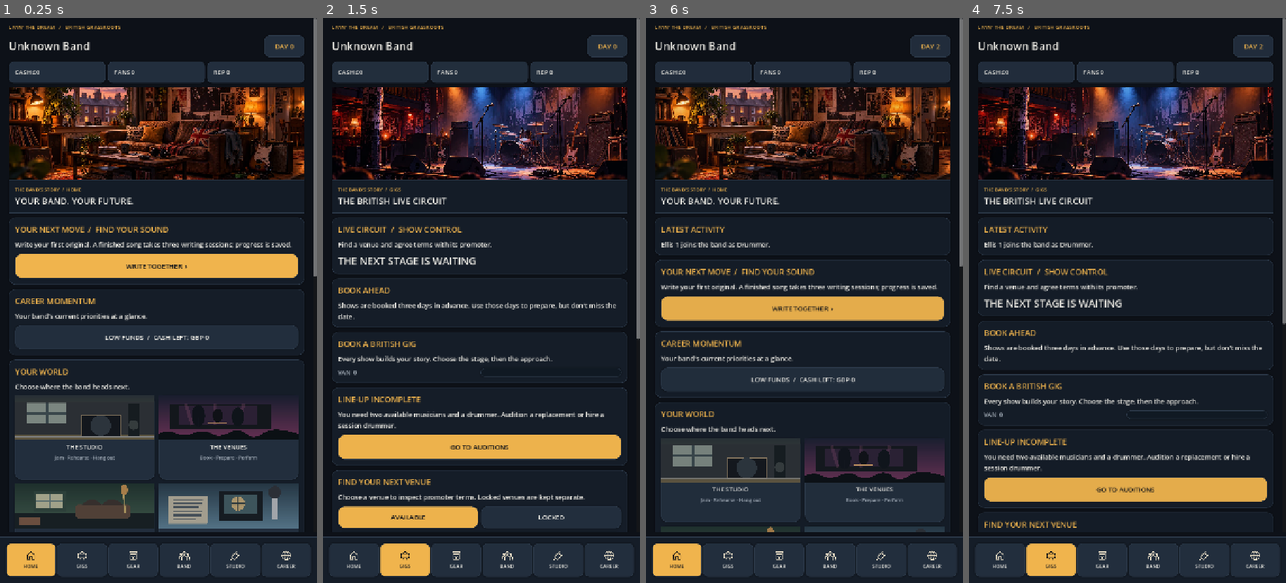
Above: before the commit, frames 1-4 (left to right).
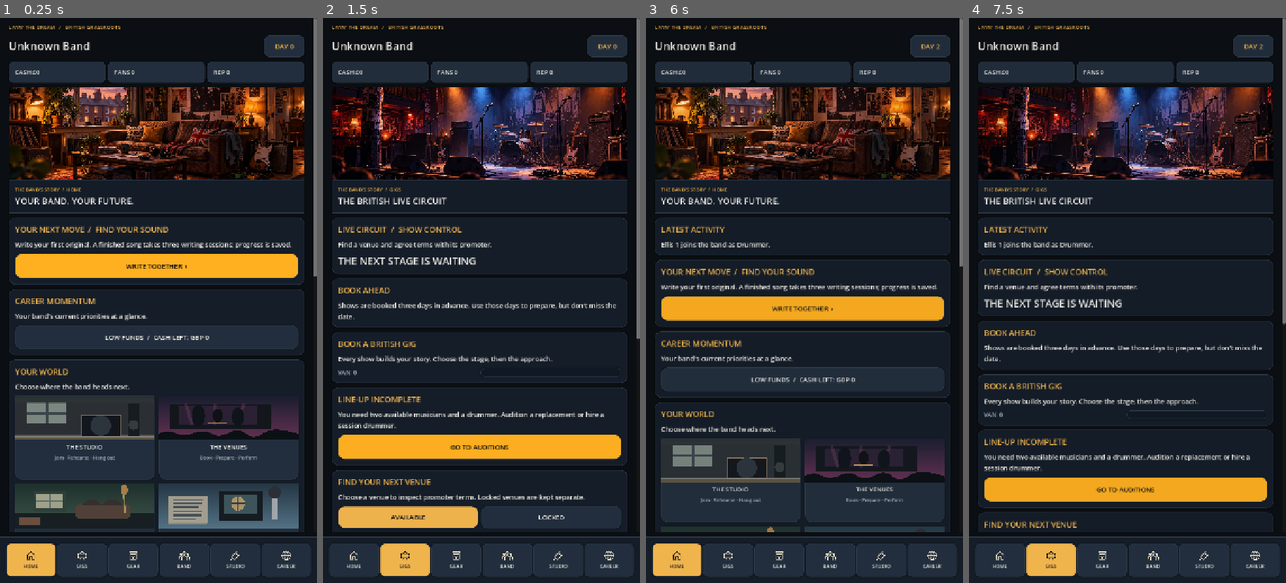
Above: after the commit, the same moments.

Repository: alimuir654-rgb/BandMaster
Game: Godot game, scene res://Scenes/CareerHub.tscn
Two runs of this game, one before a commit and one after it. Both use one fixed random seed, a clock stepped at 60 frames per second and the inputs below. This scene is started directly instead of the project's main scene.
Inputs (mouse positions are in pixels of both pictures, inside the frame that each line leads up to):
- Up to frame 1 (0.25 s): no input
- Up to frame 2 (1.5 s): click "WRITE TOGETHER ›" at 0.5 s; click "JAM" at 1.25 s
- Up to frame 3 (6 s): click "GO TO AUDITIONS" at 2 s; click "SIGN · £0" at 2.75 s; click "CONTINUE ›" at 3.5 s; click "SIGN · £0" at 4.25 s; click "CONTINUE ›" at 5 s; click (677, 560) at 5.77 s
- Up to frame 4 (7.5 s): click "WRITE TOGETHER ›" at 6.5 s; click (1051, 560) at 7.27 s

The runs differ from the first frame. In frame 1, 3.7% of the frame differs, in the area x 4-94%, y 41-46%; in frame 2, 3.7%; in frame 3, 3.8%, in the area x 4-94%, y 49-54%; in frame 4, 3.7%.
Error before the commit: Invalid access to property or key 'band' on a base object of type 'Dictionary'. (res://Scripts/career_hub.gd:1195)
Error after the commit: Invalid access to property or key 'band' on a base object of type 'Dictionary'. (res://Scripts/career_hub.gd:1200)

Commit message:
Wire genre theme tokens into career actions, meters and background

Diff:
--- a/Scripts/career_hub.gd
+++ b/Scripts/career_hub.gd
@@ -1,6 +1,7 @@
 extends Control
 
 const UI = preload("res://Scripts/ui_theme.gd")
+const Genres = preload("res://Scripts/genre_profiles.gd")
 const Components = preload("res://Scripts/ui_components.gd")
 const Presentation = preload("res://Scripts/career_presentation.gd")
 const Scrapbook = preload("res://Scripts/scrapbook_filter.gd")
@@ -122,11 +123,15 @@
  parent.add_child(label)
  return label
 
+func _genre_id() -> String:
+ var band_data = save_data.get("band",{})
+ return Genres.normalize(str(band_data.get("genre","indie"))) if band_data is Dictionary else "indie"
+
 func _card(title: String, description: String = "") -> VBoxContainer:
  return Components.section(content,title,description)
 
 func _action(parent: Node, name: String, callback: Callable, primary: bool = false) -> void:
- var button := UI.button(name,primary)
+ var button := UI.themed_button(name,_genre_id(),primary)
  parent.add_child(button)
  button.pressed.connect(callback)
 
@@ -138,7 +143,7 @@
  var bar := ProgressBar.new()
  bar.custom_minimum_size = Vector2(105,20)
  bar.size_flags_horizontal = Control.SIZE_EXPAND_FILL
- UI.progress(bar)
+ UI.themed_progress(bar,_genre_id())
  bar.max_value = maxi(1,maximum)
  bar.value = clampi(value,0,int(bar.max_value))
  bar.show_percentage = false
@@ -154,7 +159,7 @@
   remove_child(child)
   child.queue_free()
  var background := ColorRect.new()
- background.color = UI.BG
+ background.color = UI.palette(_genre_id())["bg"]
  add_child(background)
  background.set_anchors_and_offsets_preset(Control.PRESET_FULL_RECT)
  var scroll := ScrollContainer.new()
